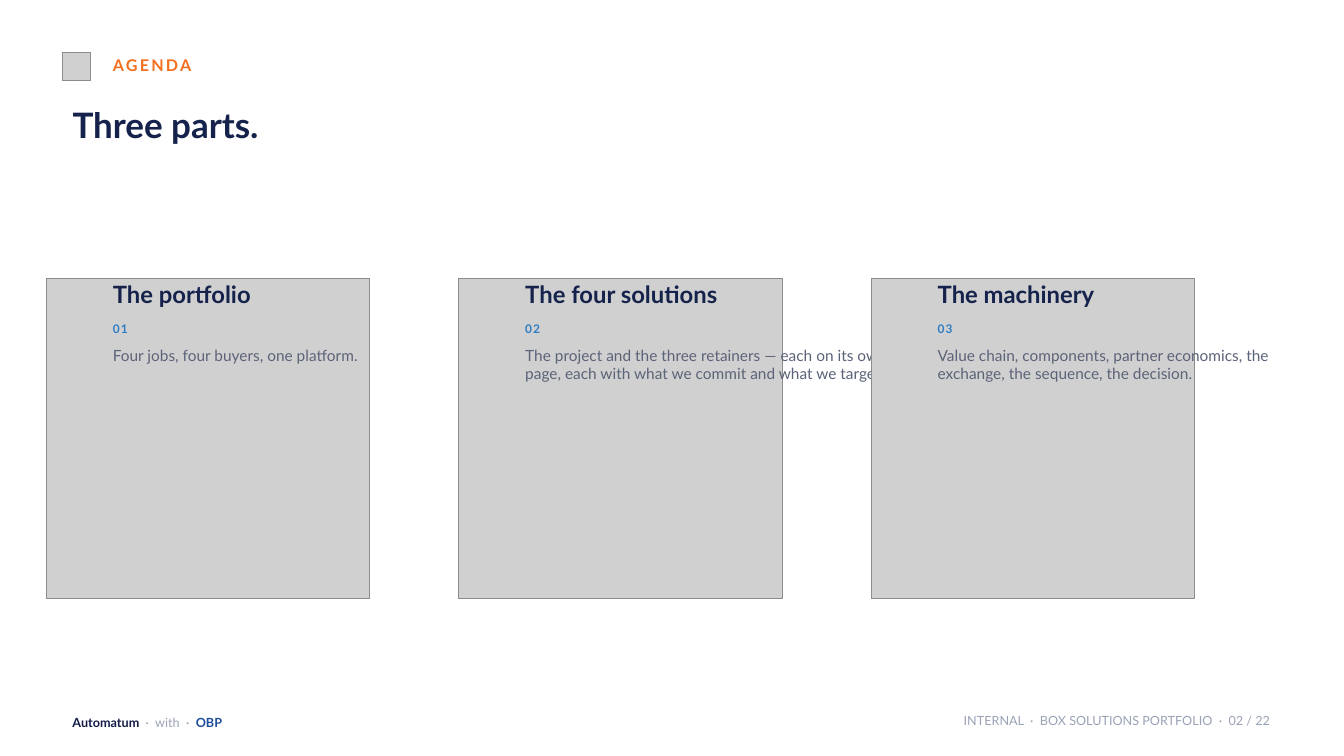
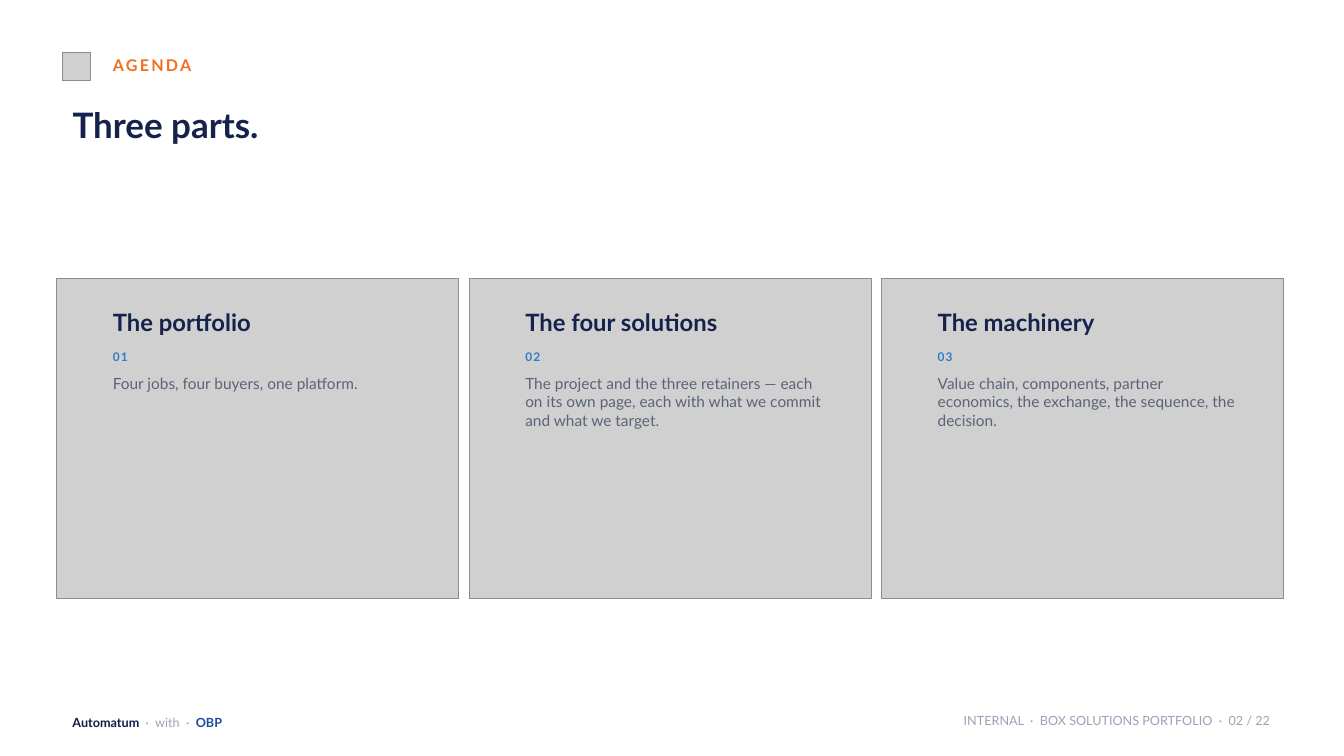
Before and after one commit to KianteEvans/barberbook, a slide deck: slide 2 of docs/deck/BOX_Solutions_Revised.pptx. Drawn at 1344x756 pixels with LibreOffice and Linux fonts; fonts in the diff are those of the drawing; grey boxes stand for pictures; background and template pictures are left out. Boxes give left, top, right and bottom in pixels: in the first picture for what was removed or moved away, otherwise in the second. Text is boxed around its words. In the diff, an @@ line names an element or a change of style, - is before the commit and + after.

```diff
--- a/docs/deck/BOX_Solutions_Revised.pptx
+++ b/docs/deck/BOX_Solutions_Revised.pptx
@@ picture: place and size @@
-picture at (46,278,370,599)
+picture at (56,278,459,599)
@@ picture: place and size @@
-picture at (459,278,782,599)
+picture at (470,278,872,599)
@@ picture: place and size @@
-picture at (871,278,1195,599)
+picture at (882,278,1285,599)
@@ text "The portfolio": place and size @@
-text "The portfolio" at (113,285,251,307)
+text "The portfolio" at (113,313,251,335)
@@ text "The four solutions": place and size @@
-text "The four solutions" at (525,285,717,303)
+text "The four solutions" at (525,313,717,331)
@@ text "The machinery": place and size @@
-text "The machinery" at (938,285,1095,307)
+text "The machinery" at (938,313,1095,335)
@@ text "01": place and size @@
-text "01" at (113,324,128,333)
+text "01" at (113,352,128,361)
@@ text "02": place and size @@
-text "02" at (525,324,540,333)
+text "02" at (525,352,540,361)
@@ text "03": place and size @@
-text "03" at (938,324,953,333)
+text "03" at (938,352,953,361)
@@ text "Four jobs, four buyers, one ...": place and size @@
-text "Four jobs, four buyers, one ..." at (113,349,358,364)
+text "Four jobs, four buyers, one ..." at (113,377,358,392)
@@ text "The project and the three ..." rewrapped from (525,347,886,383) to (525,377,821,429) @@
@@ text "Value chain, components, partner economics, ..." rewrapped from (938,347,1268,382) to (938,377,1234,426) @@
```
Also in this commit, not shown: 19 other slides changed, 1 other file.
